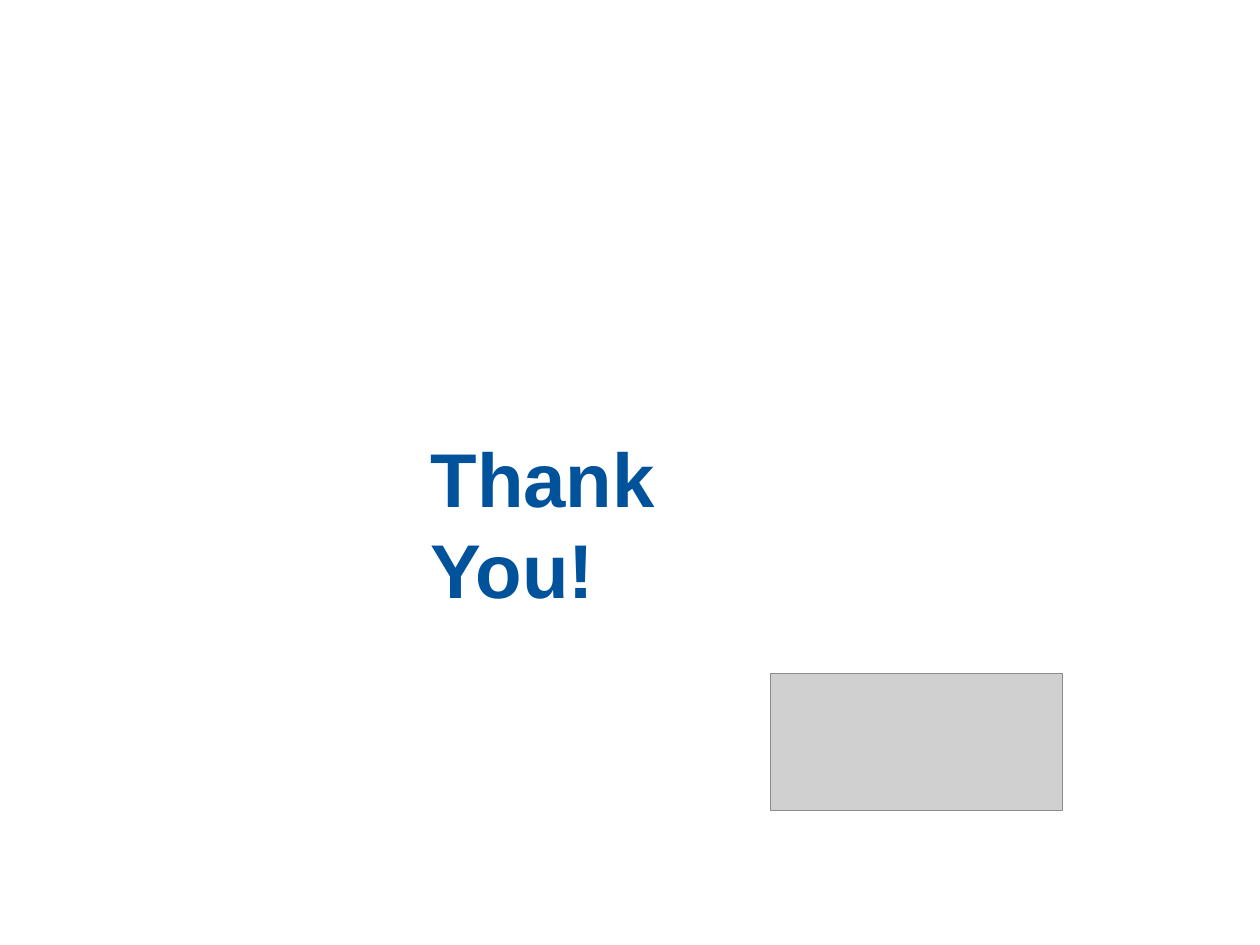
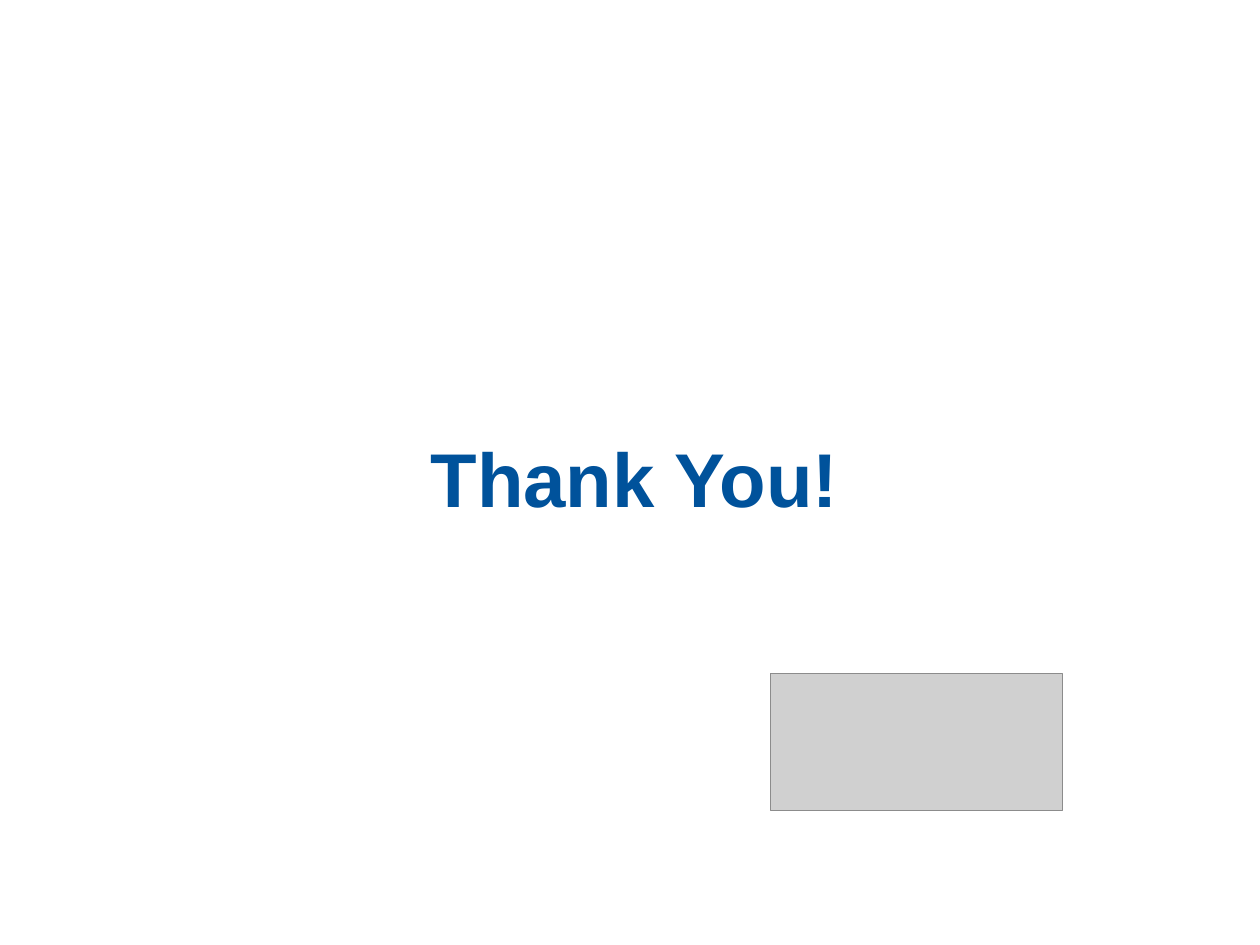
Before and after one commit to MichaelFitzurka/IoT_Demo_AllInOne, a slide deck: slide 14 of IoT_Demo.pptx. Drawn at 1260x945 pixels with LibreOffice and Linux fonts; fonts in the diff are those of the drawing; grey boxes stand for pictures; background and template pictures are left out. Boxes give left, top, right and bottom in pixels: in the first picture for what was removed or moved away, otherwise in the second. Text is boxed around its words. In the diff, an @@ line names an element or a change of style, - is before the commit and + after.

```diff
--- a/IoT_Demo.pptx
+++ b/IoT_Demo.pptx
@@ text "Thank You!" rewrapped from [431,451,655,599] to [431,451,838,508] @@
```
Also in this commit, not shown: 1 other slide changed.
